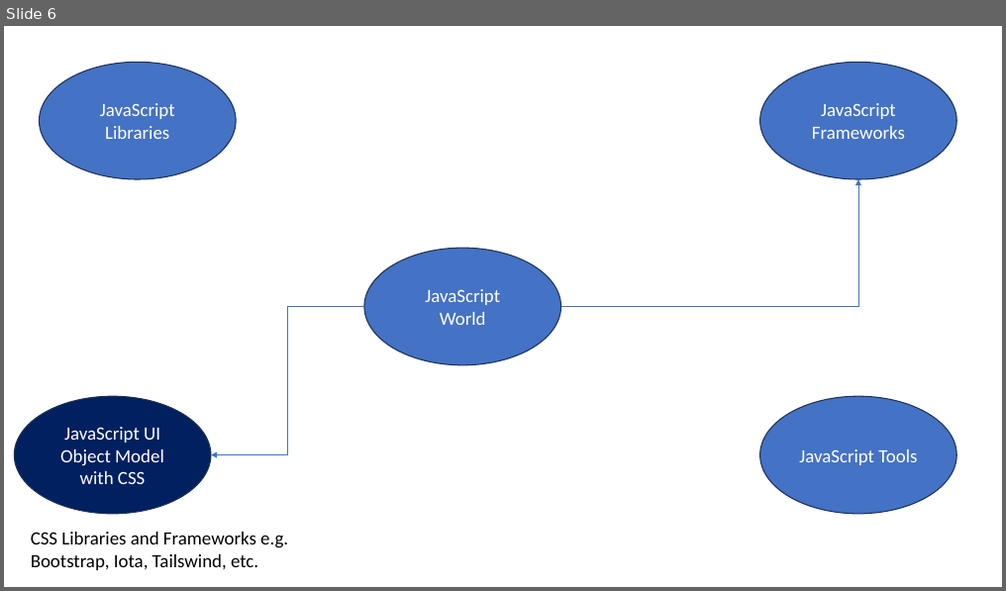
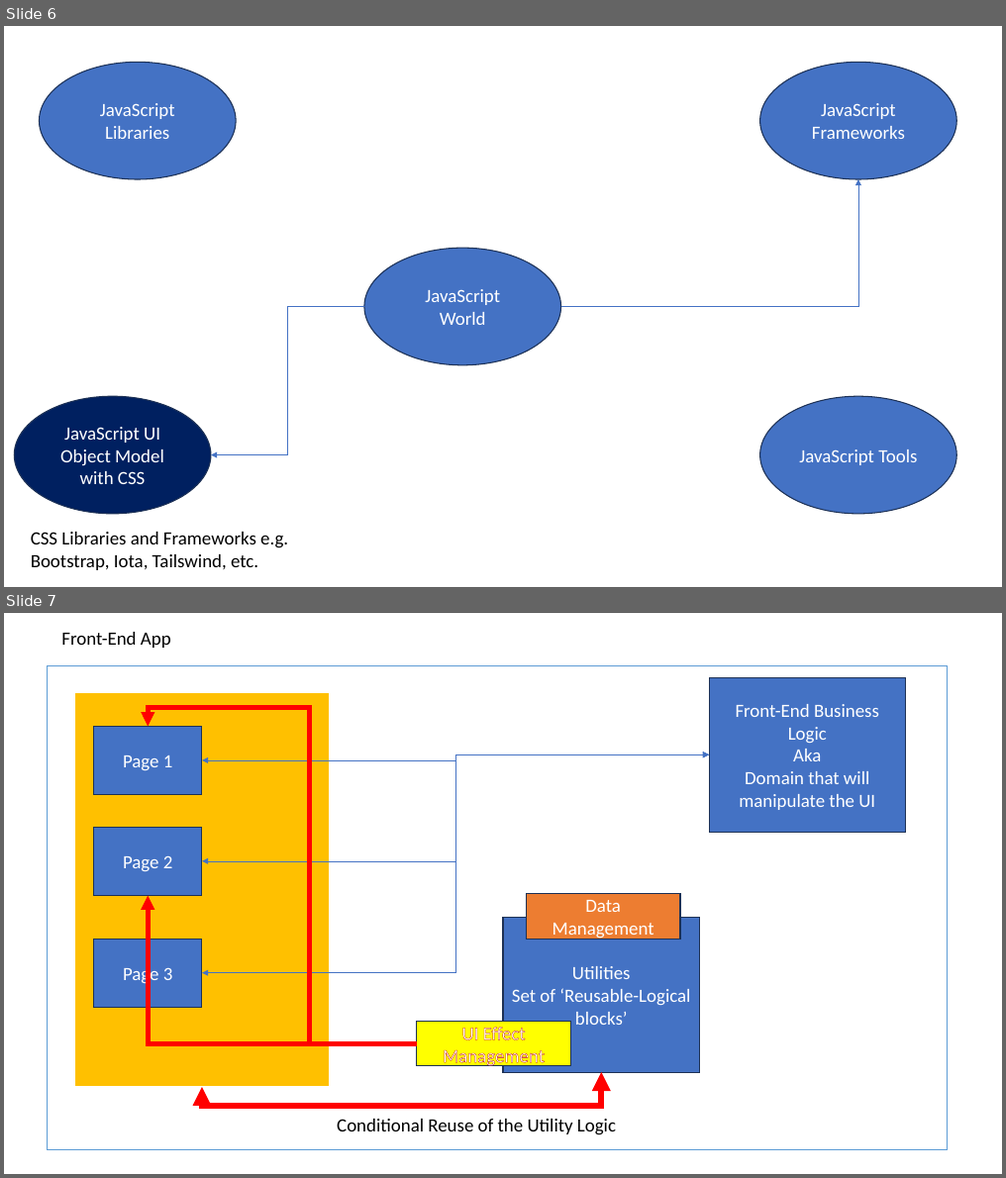
Before and after one commit to maheshsabnis/ugam, a slide deck: Training_Presentetions.pptx. Shown one above the other, each under a label of ours: slide 6 before the commit, slides 6 and 7 after it. The pictures are 1006x591 and 1006x1178 pixels, drawn with LibreOffice and Linux fonts; fonts in the diff are those of the drawing. Boxes give left, top, right and bottom in pixels: in the first picture for what was removed or moved away, otherwise in the second. Text is boxed around its words. In the diff, an @@ line names an element or a change of style, - is before the commit and + after.

```diff
--- a/Training_Presentetions.pptx
+++ b/Training_Presentetions.pptx
@@ slide 7 added at (4, 613, 1002, 1174), background #FFFFFF @@
@@ text added at (61, 632, 171, 648), 18 pt, text #000000 @@
+Front-End App
@@ rectangle added at (47, 666, 947, 1151), fill #FFFFFF, outline #5B9BD5 1 pt @@
@@ rectangle added at (74, 692, 330, 1087), fill #FFC000, outline #FFFFFF 1.5 pt @@
@@ rectangle added at (709, 677, 906, 833), fill #4472C4, outline #1E3256 1 pt, 18 pt, text #FFFFFF @@
+Front-End Business Logic
+Aka
+Domain that will manipulate the UI
@@ rectangle added at (94, 726, 202, 795), fill #4472C4, outline #1E3256 1 pt, 18 pt, text #FFFFFF @@
+Page 1
@@ elbow arrow added from (417, 1045) to (148, 726), #FF0000 4.5 pt @@
@@ elbow double arrow added from (202, 761) to (709, 756), #4472C4 0.5 pt @@
@@ elbow double arrow added from (202, 861) to (709, 756), #4472C4 0.5 pt @@
@@ elbow double arrow added from (202, 973) to (709, 756), #4472C4 0.5 pt @@
@@ rectangle added at (94, 827, 202, 896), fill #4472C4, outline #1E3256 1 pt, 18 pt, text #FFFFFF @@
+Page 2
@@ elbow arrow added from (417, 1045) to (148, 896), #FF0000 4.5 pt @@
@@ rectangle added at (527, 894, 681, 939), fill #ED7D31, outline #1E3256 1 pt, 18 pt, text #FFFFFF @@
+Data Management
@@ rectangle added at (94, 939, 202, 1008), fill #4472C4, outline #1E3256 1 pt, 18 pt, text #FFFFFF @@
+Page 3
@@ rectangle added at (503, 918, 700, 1072), fill #4472C4, outline #1E3256 1 pt, 18 pt, text #FFFFFF @@
+Utilities
+Set of ‘Reusable-Logical blocks’
@@ rectangle added at (417, 1022, 570, 1066), fill #FFFF00, outline #1E3256 1 pt, 18 pt, text #FFFFFF @@
+UI Effect Management
@@ elbow double arrow added from (202, 1087) to (601, 1072), #FF0000 6 pt @@
@@ text added at (337, 1119, 616, 1136), 18 pt, text #000000 @@
+Conditional Reuse of the Utility Logic
```
Also in this commit, not shown: 1 other slide added, 43 other files.
